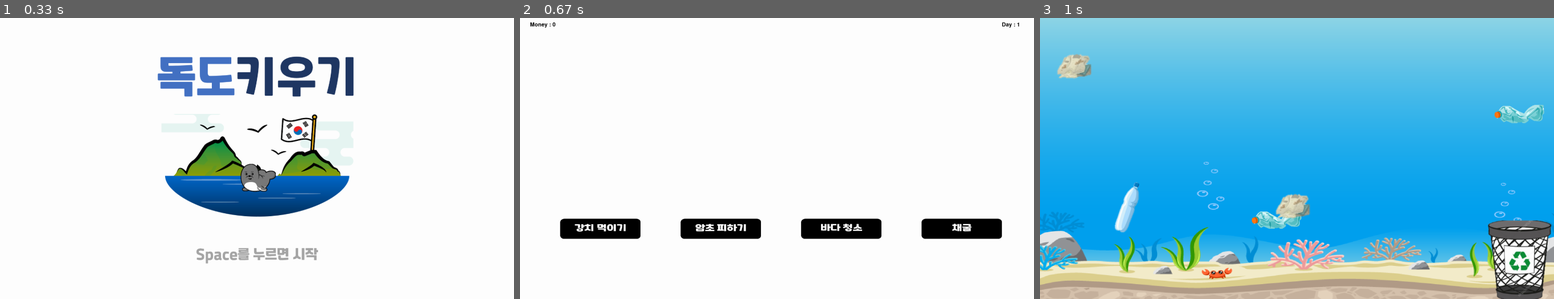
Above: before the commit, frames 1-3 (left to right).
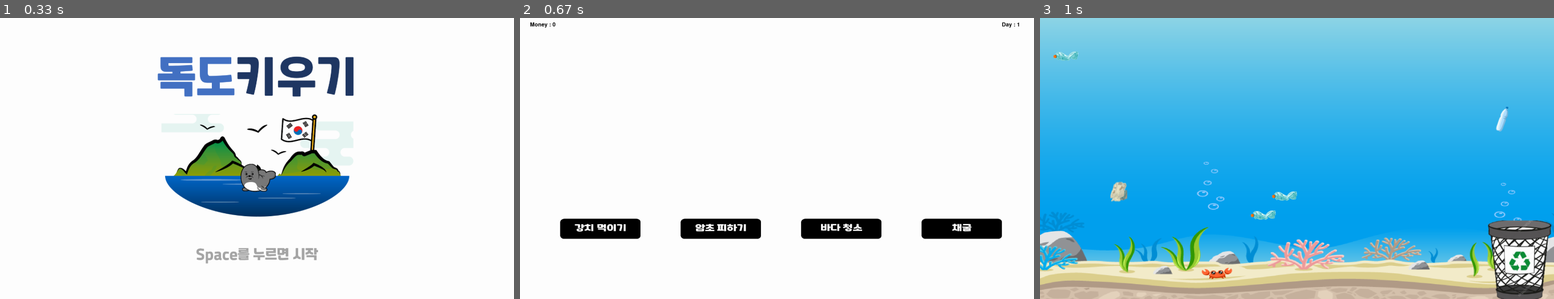
Above: after the commit, the same moments.

Repository: mjsong0712/learn_python
Game: pygame game, started from pygame/Dokdo/Dokdo.py
The game is run twice, just before and just after one commit, with the same random seed, the same clock (stepped at 60 frames per second) and the same inputs.
Inputs (mouse positions are in pixels of both pictures, inside the frame that each line leads up to):
- Up to frame 1 (0.33 s): no input
- Up to frame 2 (0.67 s): tap Space at 0.33 s
- Up to frame 3 (1 s): click (1348, 220) at 0.8 s

Frames 1-2 are identical in both runs. In frame 3, 2.6% of the frame differs, in the area x 2-99%, y 11-77%.

Commit message:
class 60

Diff:
--- a/pygame/Dokdo/Dokdo.py
+++ b/pygame/Dokdo/Dokdo.py
@@ -477,10 +477,15 @@
 		class Trash():
 			def __init__(self):
 				imgL = ['pet.png','pet2.png','paper.png']
-				self.img = pygame.image.load('./res/'+random.choice(imgL))
+				imgSize = [(134,51),(98,137),(108,126)]
+				self.i = random.randint(0,2)
+				self.size = imgSize[self.i]
+				self.img = pygame.transform.scale(pygame.image.load('./res/'+ imgL[self.i]),self.size)
 				self.imgRect = self.img.get_rect()
 				self.imgRect.x = random.randint(0,2400)
 				self.imgRect.y = random.randint(0,1200)
+				self.isFalling = 0
+				self.v = 5
 
 			def collide(self,x,y):
 				return self.imgRect.collidepoint(x,y)
@@ -526,11 +531,20 @@
 
 
 				if event.type == pygame.MOUSEBUTTONUP and 0 <= n:
-					trashL[n].imgRect.x = tx
-					trashL[n].imgRect.y = ty
-					n = -1
-					# HOMEWORk! 휴지통 위에 있는지 확인
+					x, y = event.pos
+					if trashbinRect.x <= trashL[n].imgRect.x and  trashL[n].imgRect.x + trashL[n].size[0] <= trashbinRect.x + 380 and trashL[n].imgRect.y + trashL[n].size[1] <= trashbinRect.y and  trashbinRect.y - 500 <= trashL[n].imgRect.y:
+						trashL[n].isFalling = 1
+						n = -1
+						print("o")
+					else:
+						trashL[n].imgRect.x = tx
+						trashL[n].imgRect.y = ty
+						n = -1
+
+
+					# HOMEWORk!
 					# 보스 스테이지(침략) 기획, 사진 따오기
+					# * 떨어지는 모션 수정
 
 
 
@@ -541,9 +555,18 @@
 
 
 			self.screen.blit(background,backgroundRect)
+
+			for i in range(len(trashL)):
+				if trashL[i].isFalling == 1:
+					trashL[i].imgRect.y += trashL[i].v
+					trashL[i].v += 1
+					if trashL[i].imgRect.y + 50 >= trashbinRect.y:
+						trashL[i].isFalling = 0
+
+				self.screen.blit(trashL[i].img,trashL[i].imgRect)
+
+
 			self.screen.blit(trashbin,trashbinRect)
-			for i in range(len(trashL)):
-				self.screen.blit(trashL[i].img,trashL[i].imgRect)
 			pygame.display.update()
 
 
